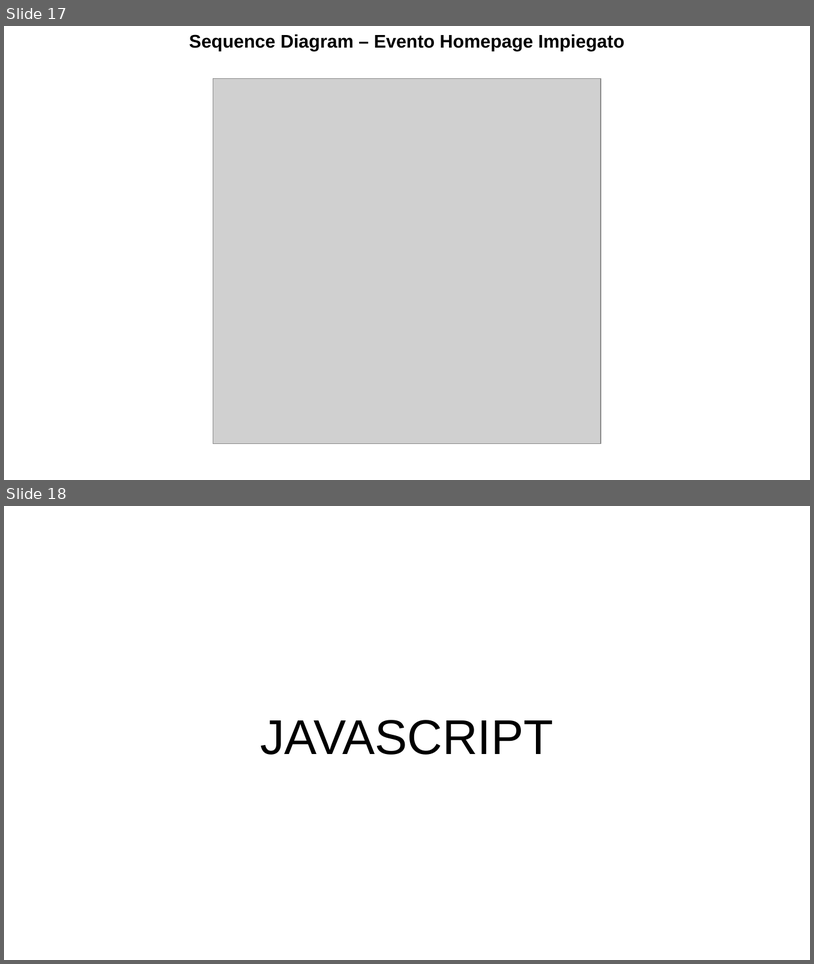
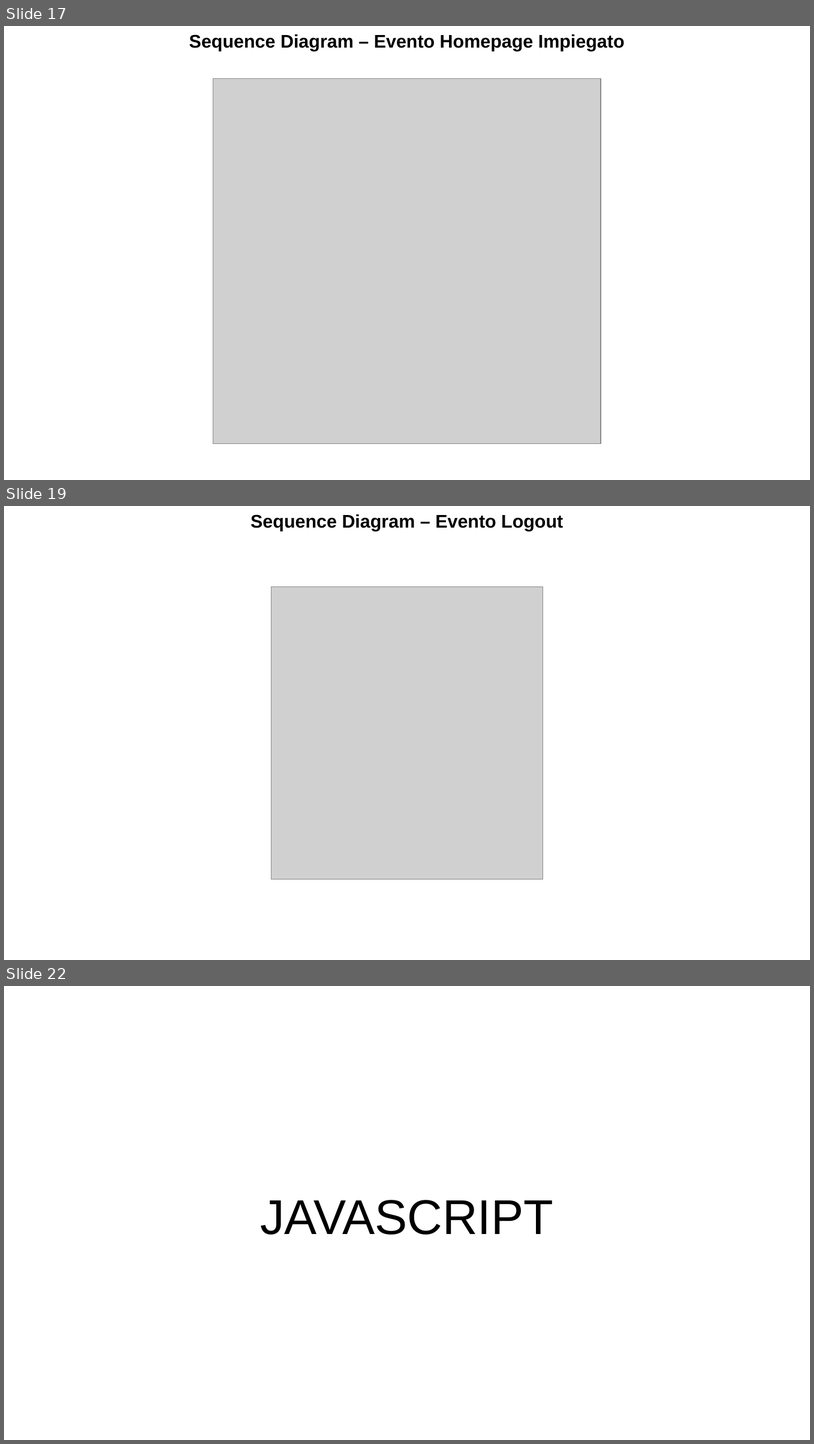
Before and after one commit to jonnysciar/TIW_Project, a slide deck: doc/documentazione.odp. Shown one above the other, each under a label of ours: slides 17 and 18 before the commit, slides 17, 19 and 22 after it; the slides between them are not shown. The pictures are 814x964 and 814x1444 pixels, drawn with LibreOffice and Linux fonts; fonts in the diff are those of the drawing; grey boxes stand for pictures. Boxes give left, top, right and bottom in pixels: in the first picture for what was removed or moved away, otherwise in the second. Text is boxed around its words. In the diff, an @@ line names an element or a change of style, - is before the commit and + after.

Commit message:
HTML sequence diagram complete

```diff
--- a/doc/documentazione.odp
+++ b/doc/documentazione.odp
@@ slide 19 added at [4,506,810,960], background #FFFFFF @@
@@ text added at [251,514,563,531], 18 pt, text #000000, bold @@
+Sequence Diagram – Evento Logout
@@ picture added at [271,586,543,879] @@
@@ what was slide 18 is now slide 22 @@
```
Also in this commit, not shown: 1 slide changed, 3 other slides added, 16 other files.
